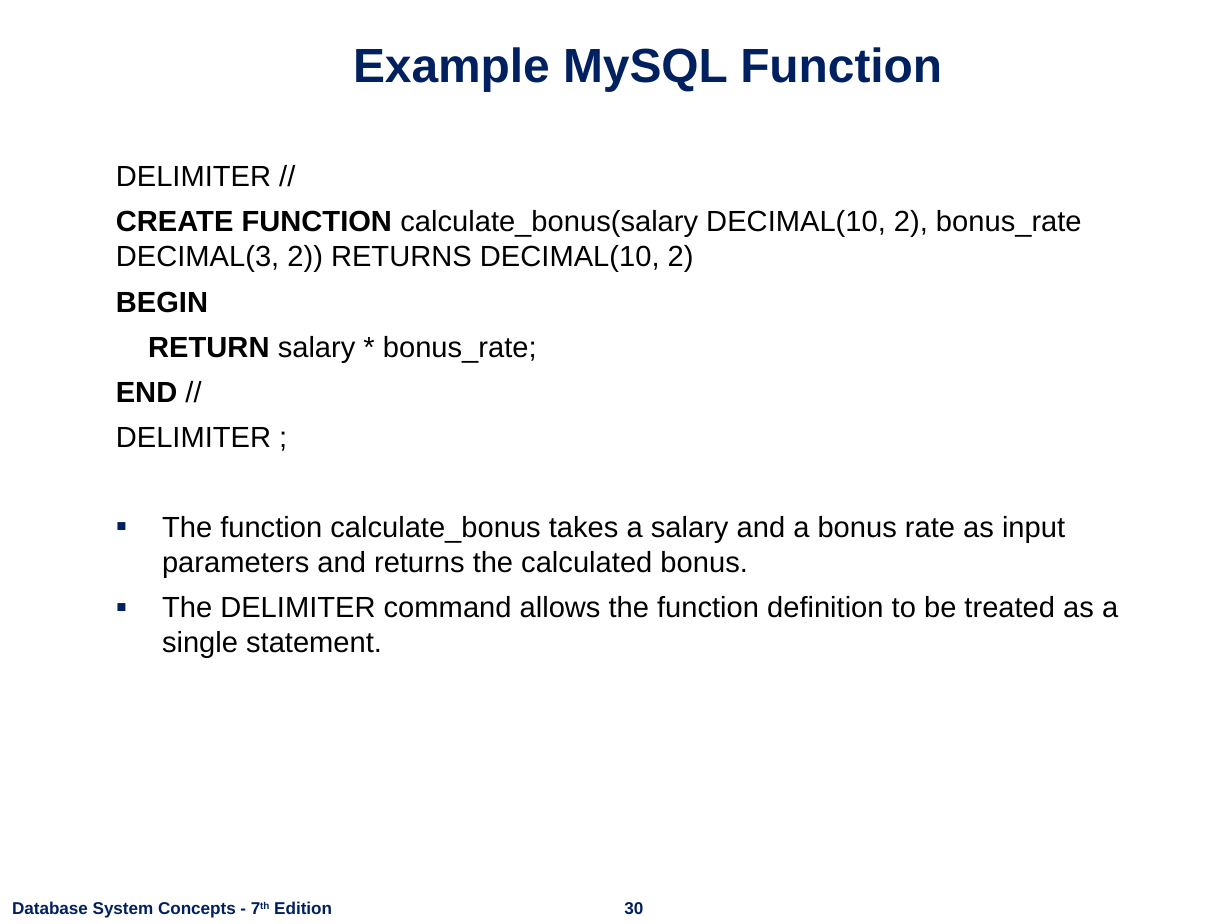
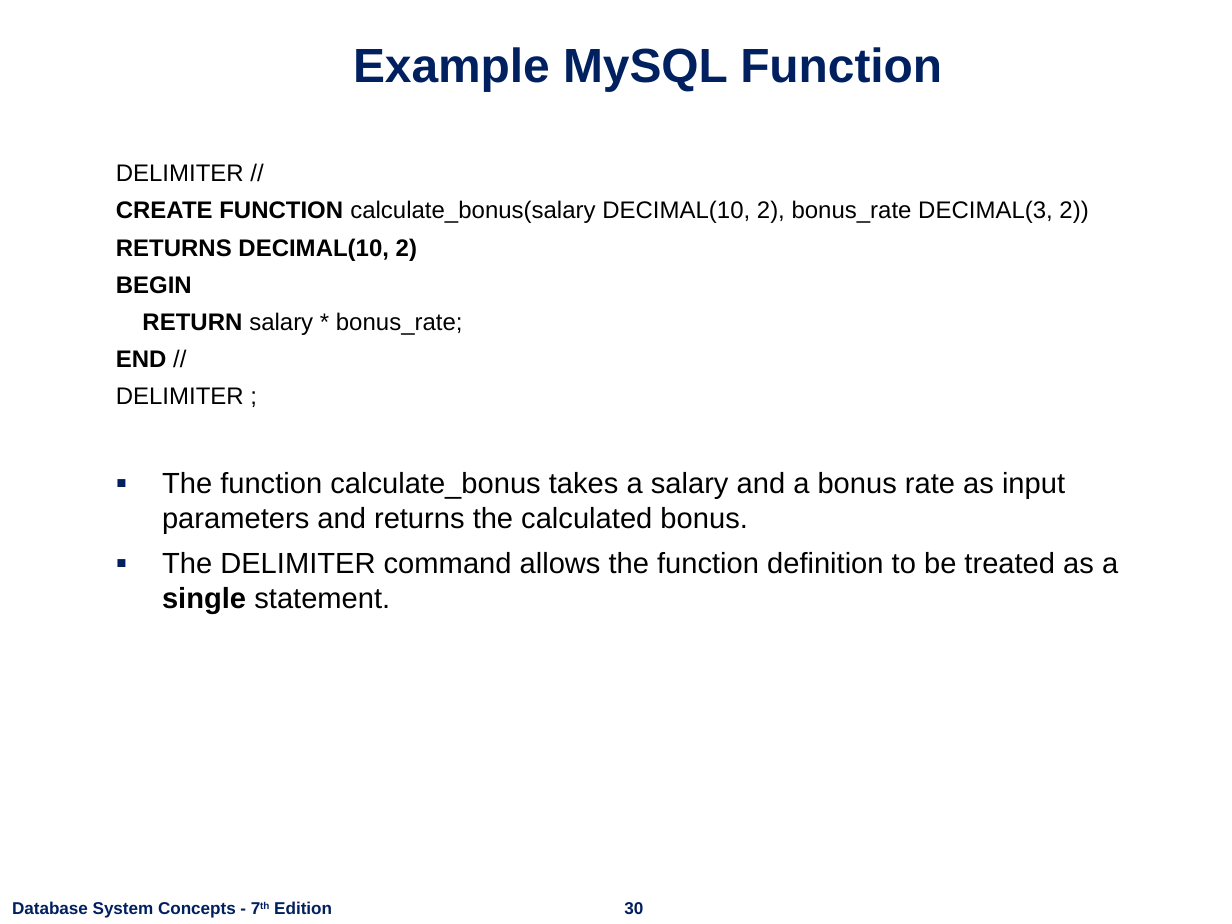
Before and after one commit to nashurgessa/DB-practices, a slide deck: slide 30 of Slides/L18-24 Advanced SQL.pptx. Drawn at 1232x924 pixels with LibreOffice and Linux fonts; fonts in the diff are those of the drawing; background and template pictures are left out. Boxes give left, top, right and bottom in pixels: in the first picture for what was removed or moved away, otherwise in the second. Text is boxed around its words. In the diff, an @@ line names an element or a change of style, - is before the commit and + after.

Commit message:
updates

```diff
--- a/Slides/L18-24 Advanced SQL.pptx
+++ b/Slides/L18-24 Advanced SQL.pptx
@@ text at (116,164,1118,613): size 17 to 14 pt in "DELIMITER //", "BEGIN", "RETURN salary * bonus_rate;", "END //" and 1 more places; bold on in "single"; less space between paragraphs @@
@@ text at (116,200,1088,261): text changed; size 17 to 14 pt @@
-CREATE FUNCTION calculate_bonus(salary DECIMAL(10, 2), bonus_rate DECIMAL(3, 2)) RETURNS DECIMAL(10, 2)
+CREATE FUNCTION calculate_bonus(salary DECIMAL(10, 2), bonus_rate DECIMAL(3, 2))
+RETURNS DECIMAL(10, 2)
```
Also in this commit, not shown: 7 other slides changed.
